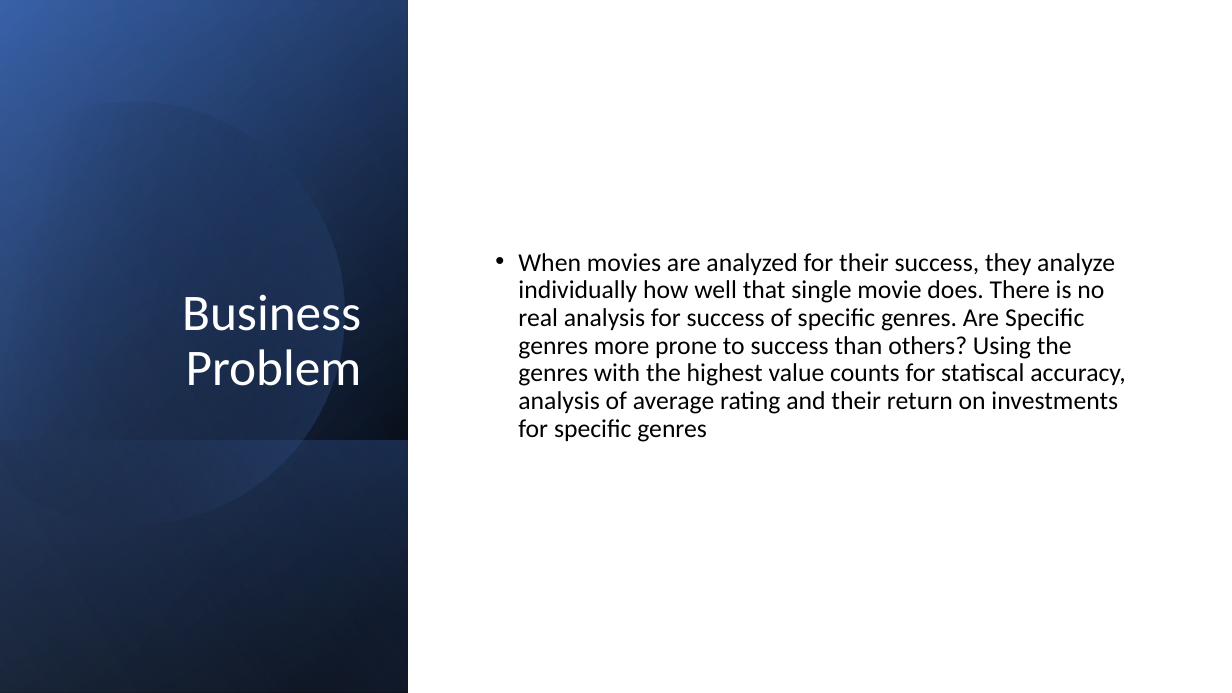
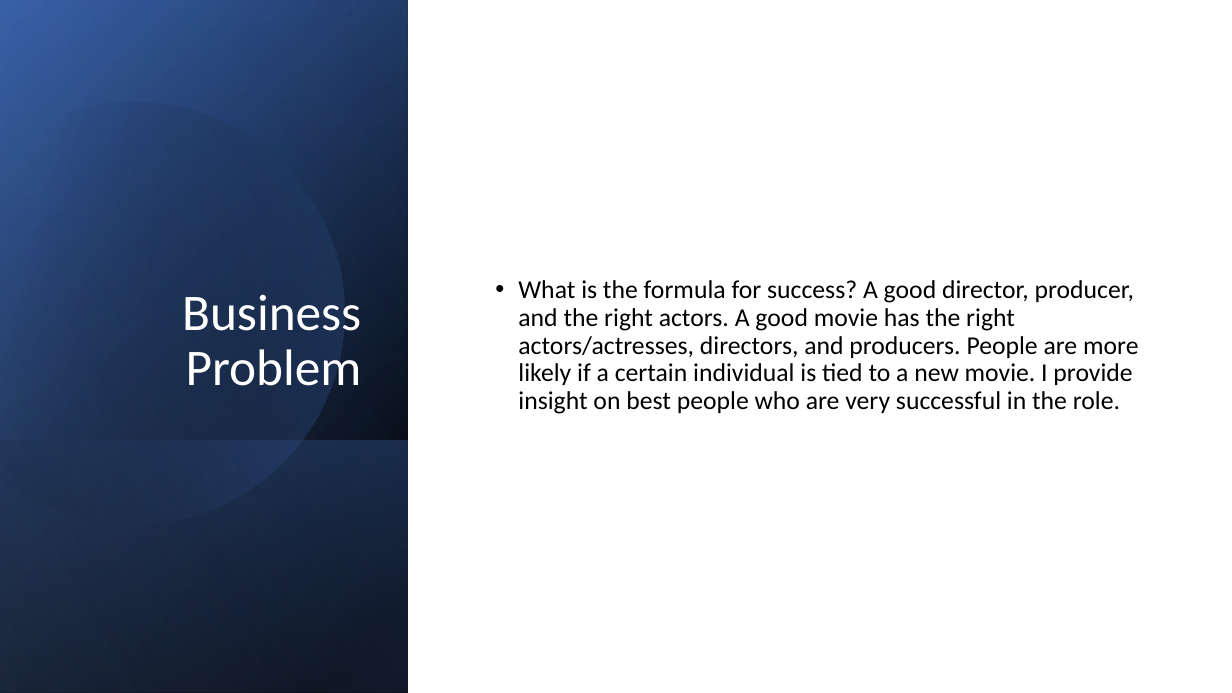
Before and after one commit to carlos-marin1742/dsc-phase-1-project-v2-3, a slide deck: slide 4 of Project 1 Presentation.pptx. Drawn at 1232x693 pixels with LibreOffice and Linux fonts; fonts in the diff are those of the drawing. Boxes give left, top, right and bottom in pixels: in the first picture for what was removed or moved away, otherwise in the second. Text is boxed around its words. In the diff, an @@ line names an element or a change of style, - is before the commit and + after.

```diff
--- a/Project 1 Presentation.pptx
+++ b/Project 1 Presentation.pptx
@@ text at (518, 280, 1139, 414): text changed @@
-• When movies are analyzed for their success, they analyze individually how well that single movie does. There is no real analysis for success of specific genres. Are Specific genres more prone to success than others? Using the genres with the highest value counts for statiscal accuracy, analysis of average rating and their return on investments for specific genres
+• What is the formula for success? A good director, producer, and the right actors. A good movie has the right actors/actresses, directors, and producers. People are more likely if a certain individual is tied to a new movie. I provide insight on best people who are very successful in the role.
```
Also in this commit, not shown: 6 other slides changed, 6 slides added, 2 slides removed, 1 other file.
